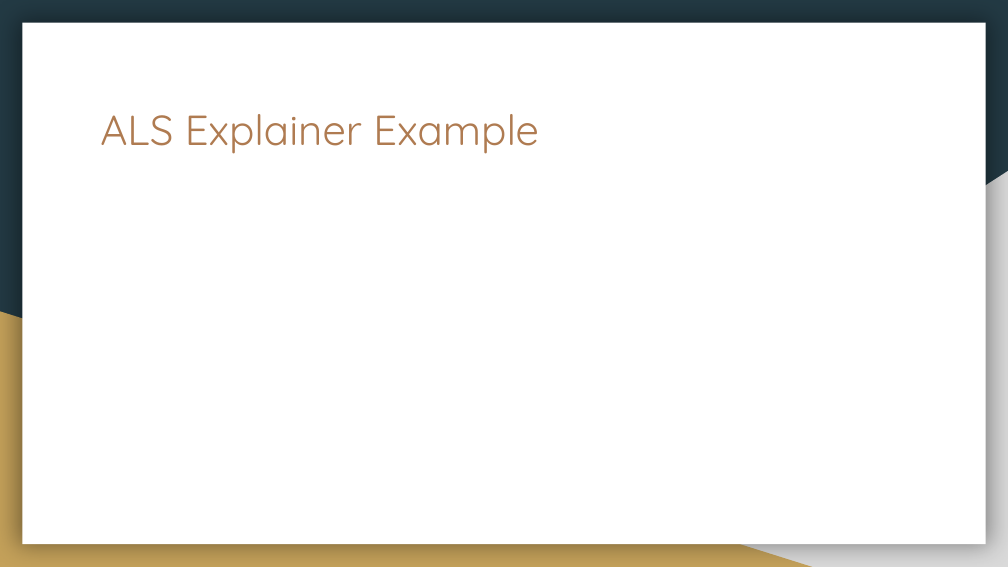
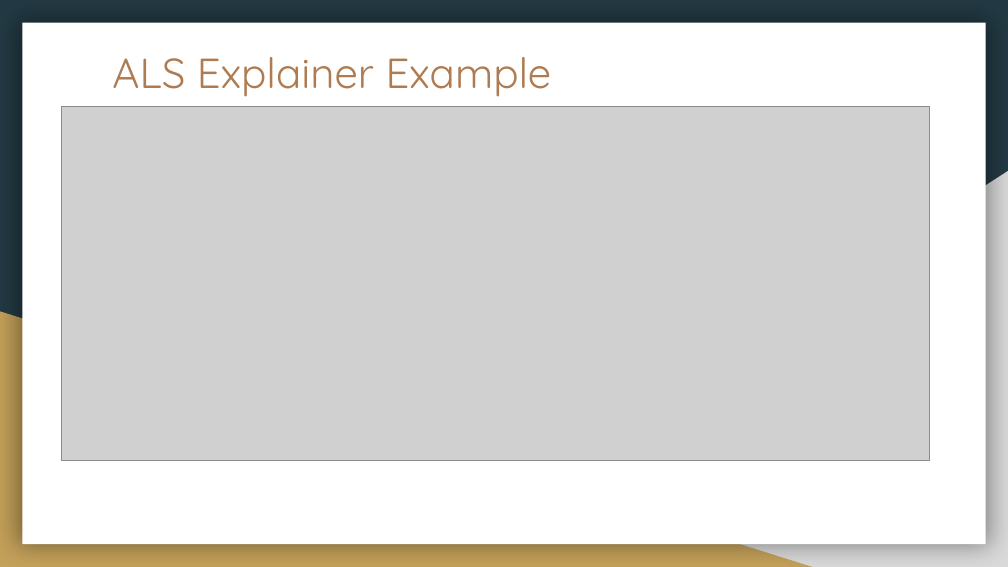
Before and after one commit to aidowu1/Hands-on-Intro-to-building-Explainability-for-RecSys, a slide deck: slide 27 of Presentation/Hands-on Intro to developing Explainability for Recommendation Systems.pptx (slide 26 before the commit). Drawn at 1008x567 pixels with LibreOffice and Linux fonts; fonts in the diff are those of the drawing; grey boxes stand for pictures. Boxes give left, top, right and bottom in pixels: in the first picture for what was removed or moved away, otherwise in the second. Text is boxed around its words. In the diff, an @@ line names an element or a change of style, - is before the commit and + after.

```diff
--- a/Presentation/Hands-on Intro to developing Explainability for Recommendation Systems.pptx
+++ b/Presentation/Hands-on Intro to developing Explainability for Recommendation Systems.pptx
@@ title "ALS Explainer Example" moved from (x1=100, y1=114, x2=539, y2=154) to (x1=112, y1=57, x2=552, y2=97) @@
@@ picture added at (x1=61, y1=106, x2=929, y2=461) @@
```
Also in this commit, not shown: 11 other slides changed, 5 slides added, 1 slide removed, 9 other files.
